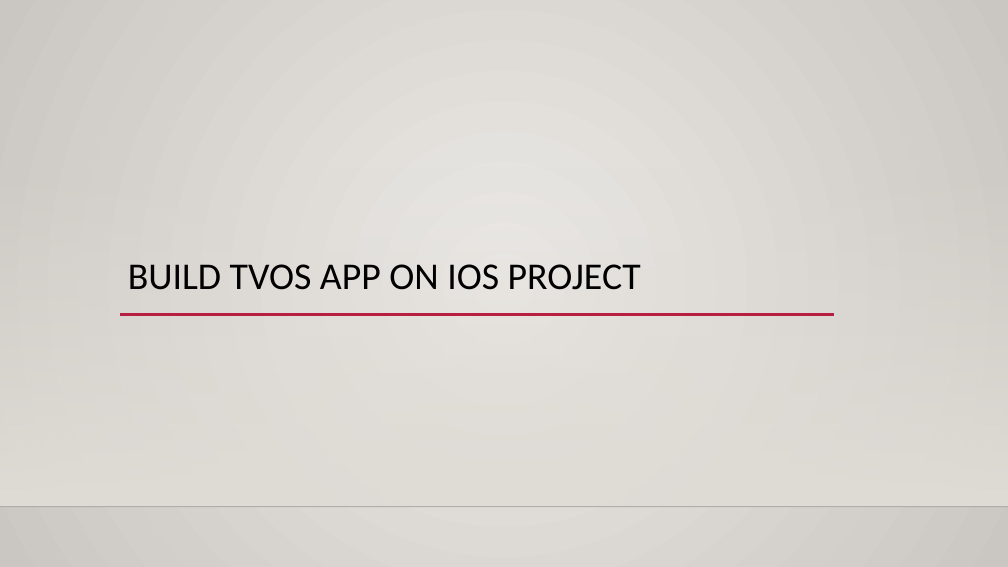
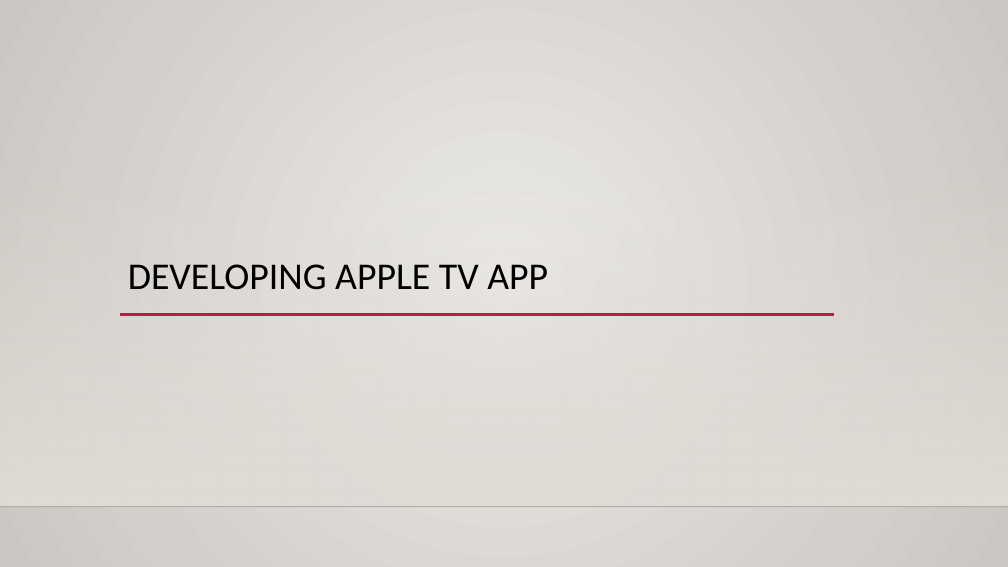
Before and after one commit to ThanhTurin/iOS-meetup-sg, a slide deck: slide 12 of Presentation.pptx. Drawn at 1008x567 pixels with LibreOffice and Linux fonts; fonts in the diff are those of the drawing; background and template pictures are left out. Boxes give left, top, right and bottom in pixels: in the first picture for what was removed or moved away, otherwise in the second. Text is boxed around its words. In the diff, an @@ line names an element or a change of style, - is before the commit and + after.

```diff
--- a/Presentation.pptx
+++ b/Presentation.pptx
@@ title at [128,264,548,290]: text changed @@
-BUILD TVOS APP ON IOS PROJECT
+DEVELOPING APPLE TV APP
```
Also in this commit, not shown: 4 other slides changed, 4 slides added, 4 slides removed.
